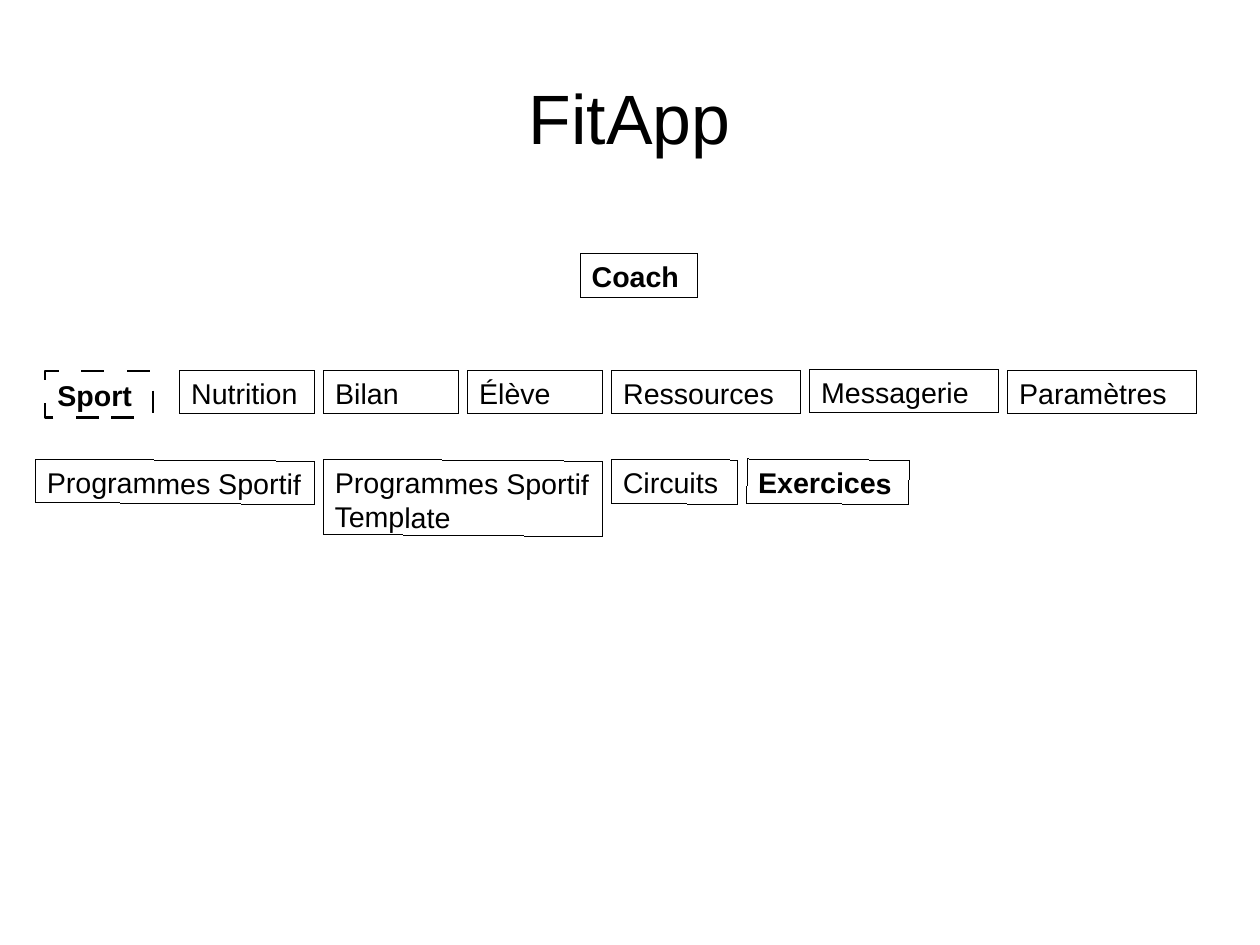
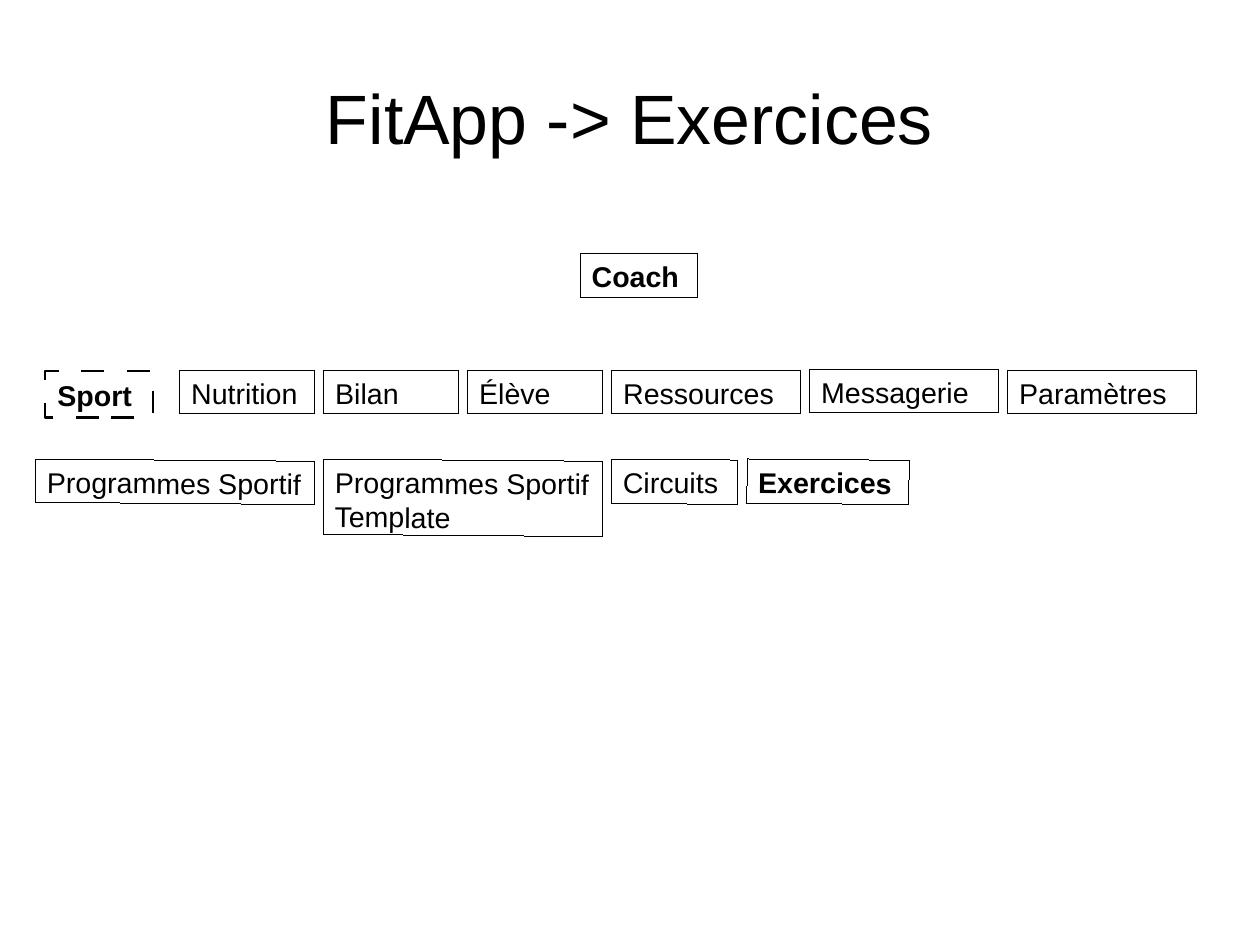
Before and after one commit to NicolasGavard/WebVysionSportV2, a slide deck: slide 3 of Documentations/FitApp.odp. Drawn at 1260x945 pixels with LibreOffice and Linux fonts; fonts in the diff are those of the drawing. Boxes give left, top, right and bottom in pixels: in the first picture for what was removed or moved away, otherwise in the second. Text is boxed around its words. In the diff, an @@ line names an element or a change of style, - is before the commit and + after.

```diff
--- a/Documentations/FitApp.odp
+++ b/Documentations/FitApp.odp
@@ title at [326,93,933,157]: text changed @@
-FitApp
+FitApp -> Exercices
```
Also in this commit, not shown: 19 other slides changed, 1 slide added, 1 slide removed.
